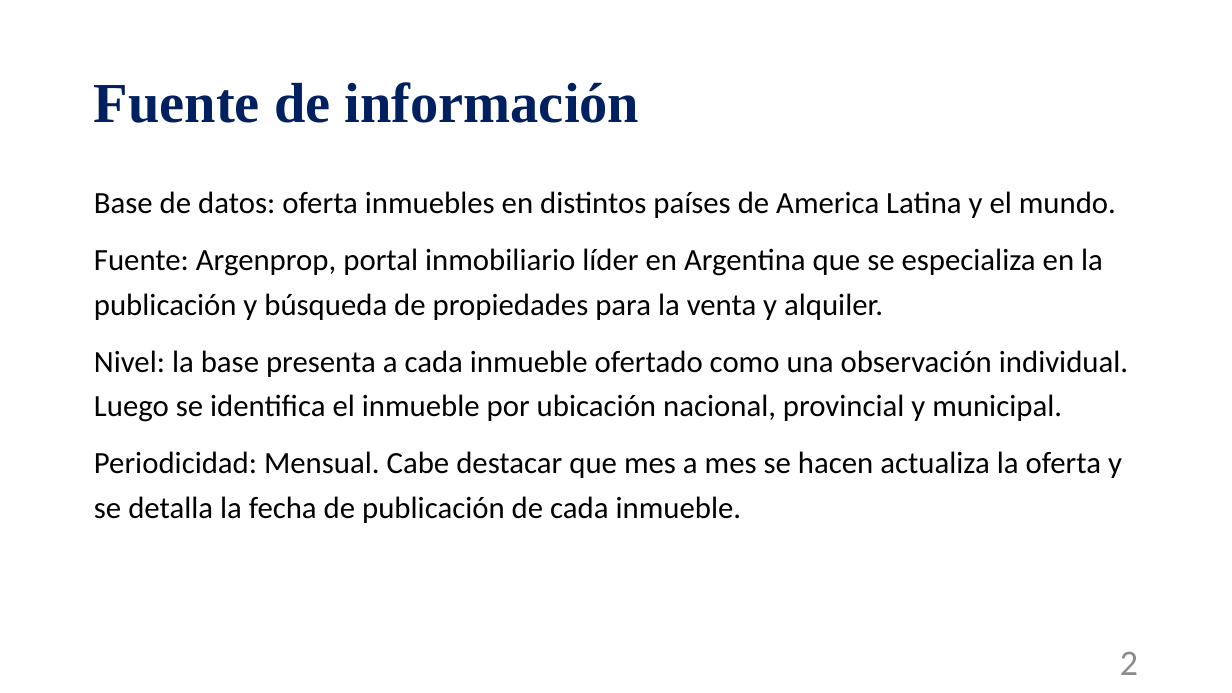
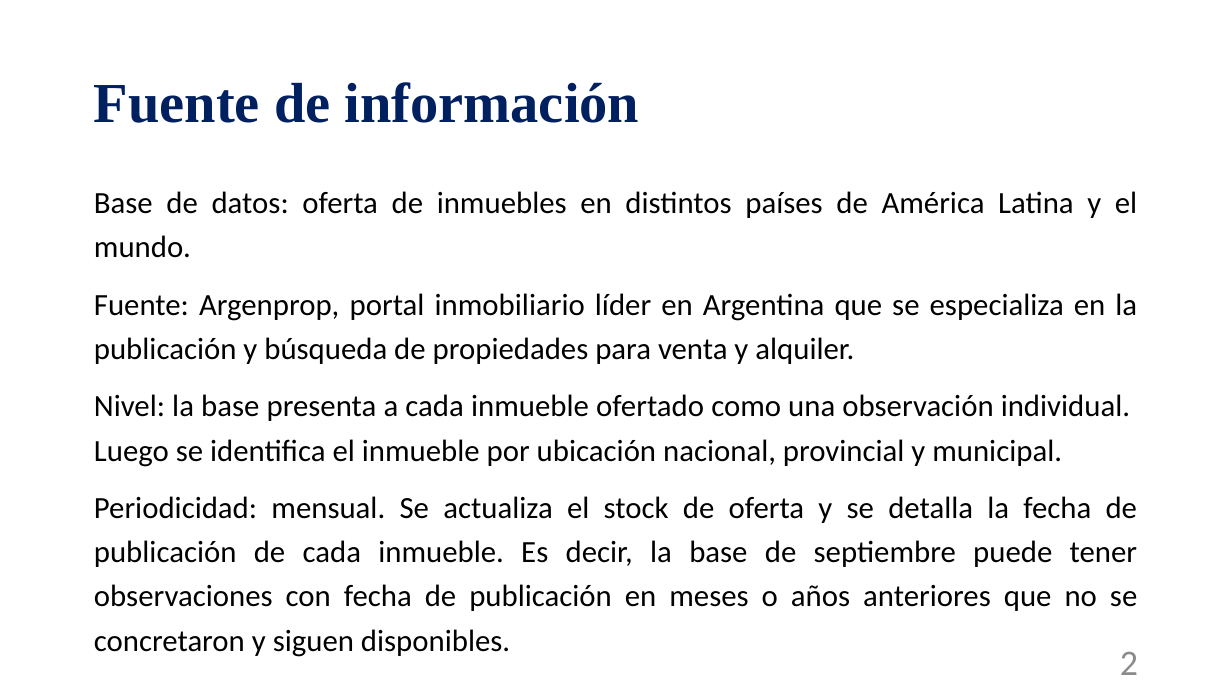
Before and after one commit to alvarezmartin2411-debug/Big-Data-UBA--Grupo-2, a slide deck: slide 2 of Proyecto Final/Trabajo Final Taller de programación.pptx. Drawn at 1232x693 pixels with LibreOffice and Linux fonts; fonts in the diff are those of the drawing. Boxes give left, top, right and bottom in pixels: in the first picture for what was removed or moved away, otherwise in the second. Text is boxed around its words. In the diff, an @@ line names an element or a change of style, - is before the commit and + after.

```diff
--- a/Proyecto Final/Trabajo Final Taller de programación.pptx
+++ b/Proyecto Final/Trabajo Final Taller de programación.pptx
@@ text at bbox=[94, 191, 1137, 364]: text changed @@
-Base de datos: oferta inmuebles en distintos países de America Latina y el mundo.
-Fuente: Argenprop, portal inmobiliario líder en Argentina que se especializa en la publicación y búsqueda de propiedades para la venta y alquiler.
+Base de datos: oferta de inmuebles en distintos países de América Latina y el mundo.
+Fuente: Argenprop, portal inmobiliario líder en Argentina que se especializa en la publicación y búsqueda de propiedades para venta y alquiler.
@@ text at bbox=[94, 394, 1130, 467]: alignment left to justified @@
@@ text at bbox=[94, 496, 1138, 611]: text changed @@
-Periodicidad: Mensual. Cabe destacar que mes a mes se hacen actualiza la oferta y se detalla la fecha de publicación de cada inmueble.
+Periodicidad: mensual. Se actualiza el stock de oferta y se detalla la fecha de publicación de cada inmueble. Es decir, la base de septiembre puede tener observaciones con fecha de publicación en meses o años anteriores que no se concretaron y siguen disponibles.
```
Also in this commit, not shown: 3 other slides changed.
